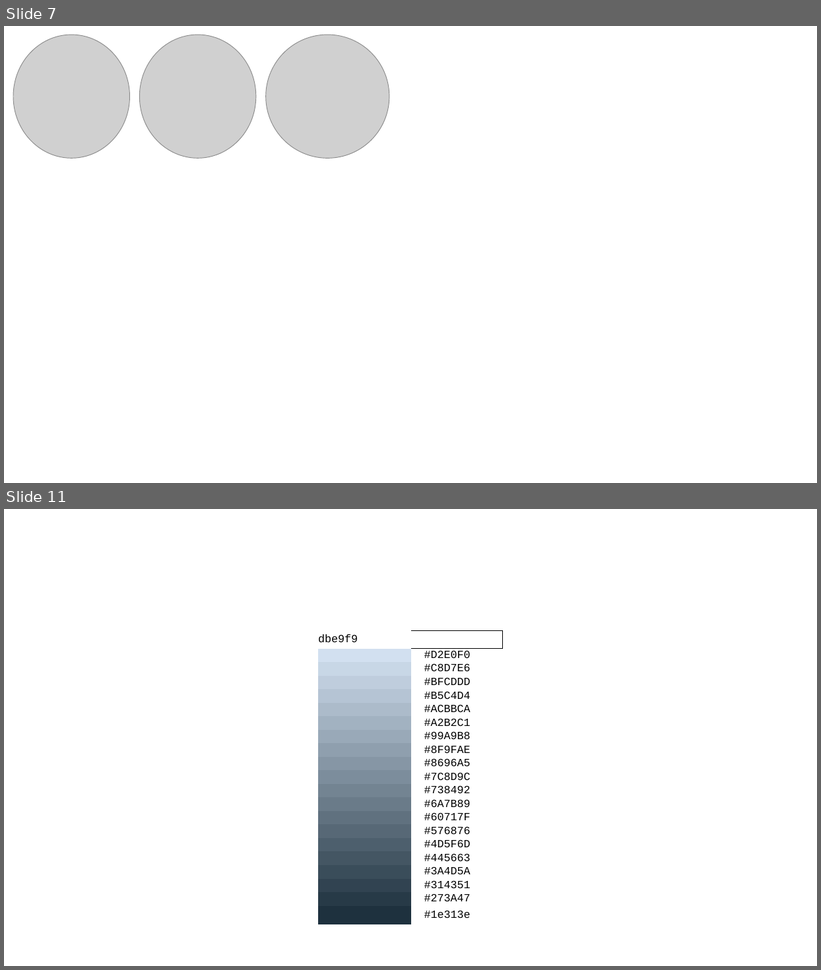
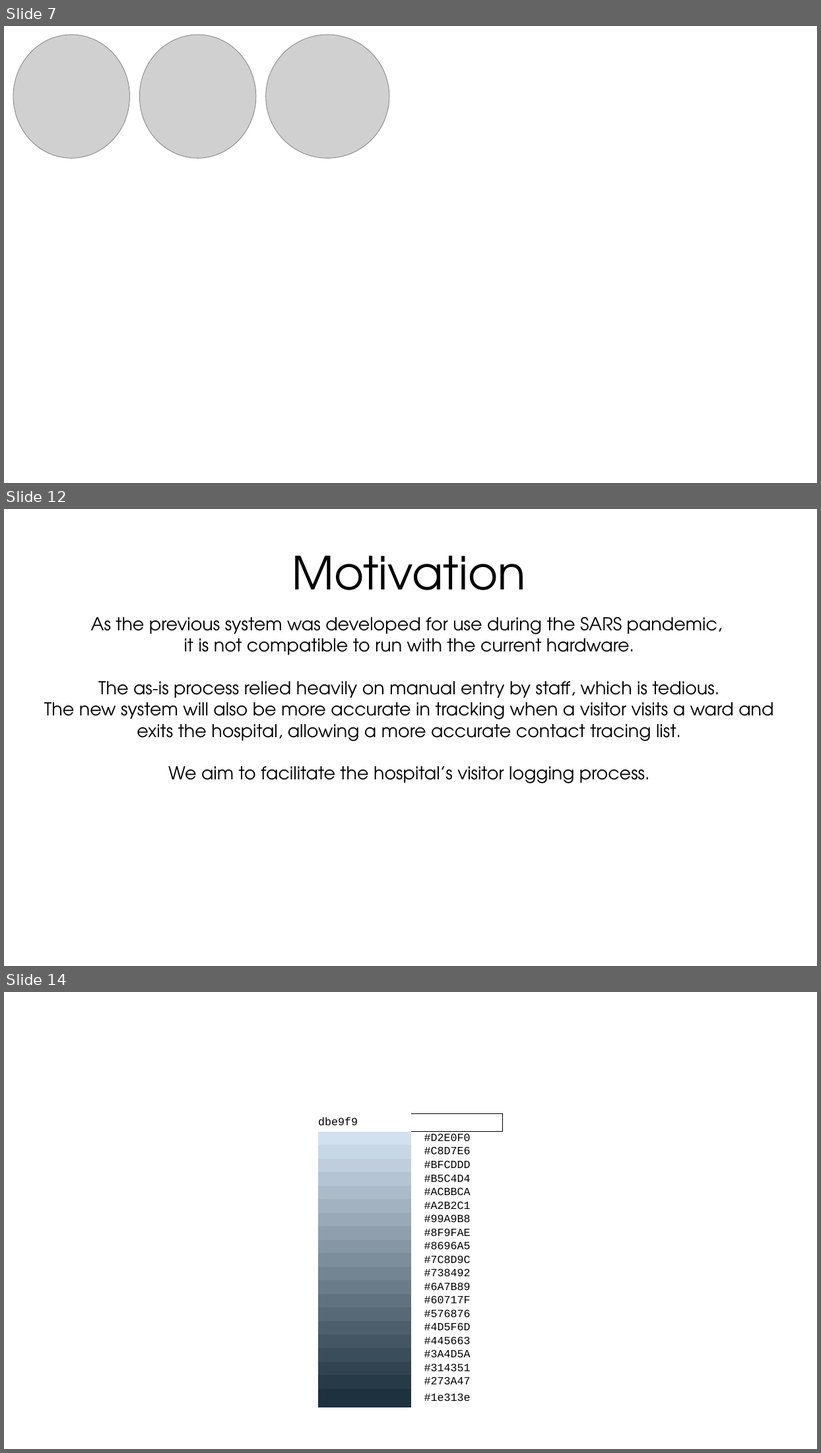
Before and after one commit to aloysiuslam2014/AMKTHKH, a slide deck: documentation/Wiki/content creation/wiki stuff.pptx. Shown one above the other, each under a label of ours: slides 7 and 11 before the commit, slides 7, 12 and 14 after it; the slides between them are not shown. The pictures are 821x970 and 821x1453 pixels, drawn with LibreOffice and Linux fonts; fonts in the diff are those of the drawing; grey boxes stand for pictures. Boxes give left, top, right and bottom in pixels: in the first picture for what was removed or moved away, otherwise in the second. Text is boxed around its words. In the diff, an @@ line names an element or a change of style, - is before the commit and + after.

```diff
--- a/documentation/Wiki/content creation/wiki stuff.pptx
+++ b/documentation/Wiki/content creation/wiki stuff.pptx
@@ slide 12 added at (4,509,817,966), background #FFFFFF @@
@@ text added at (292,555,526,590), 54 pt, text #000000 @@
+Motivation
@@ text added at (44,617,774,784), 21 pt, text #000000 @@
+As the previous system was developed for use during the SARS pandemic,
+it is not compatible to run with the current hardware.
+The as-is process relied heavily on manual entry by staff, which is tedious.
+The new system will also be more accurate in tracking when a visitor visits a ward and exits the hospital, allowing a more accurate contact tracing list.
+We aim to facilitate the hospital’s visitor logging process.
@@ what was slide 11 is now slide 14 @@
```
Also in this commit, not shown: 1 slide changed, 3 other slides added, 1 slide removed, 5 other files.
